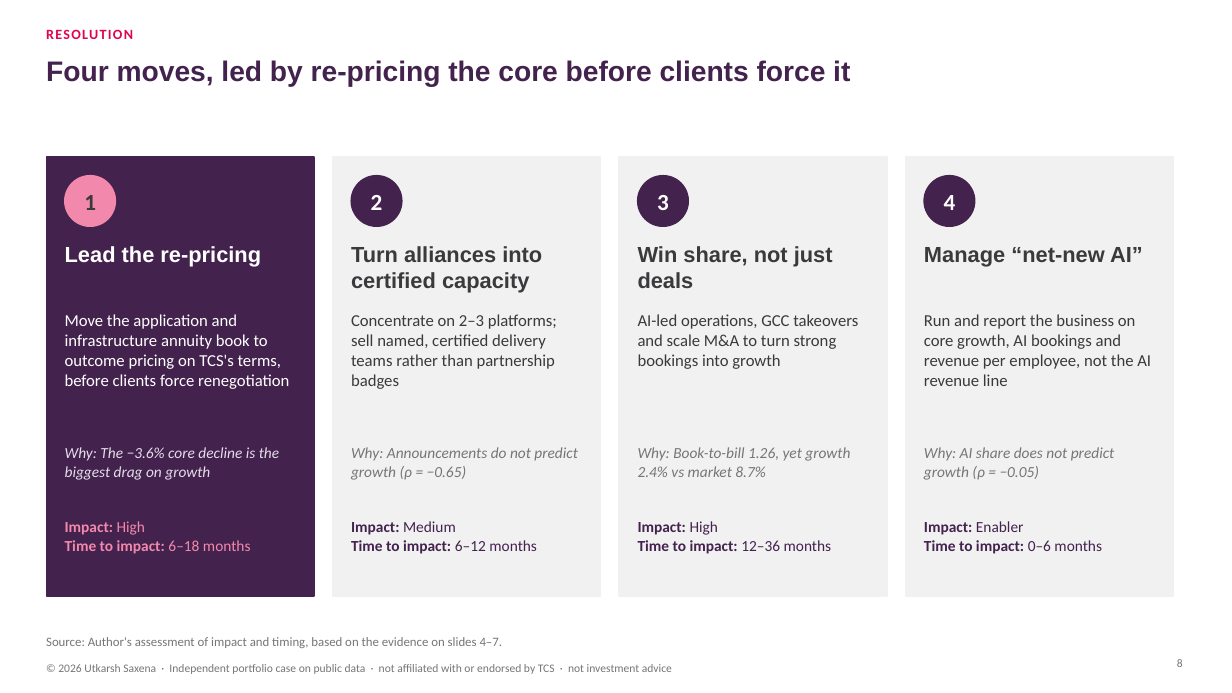
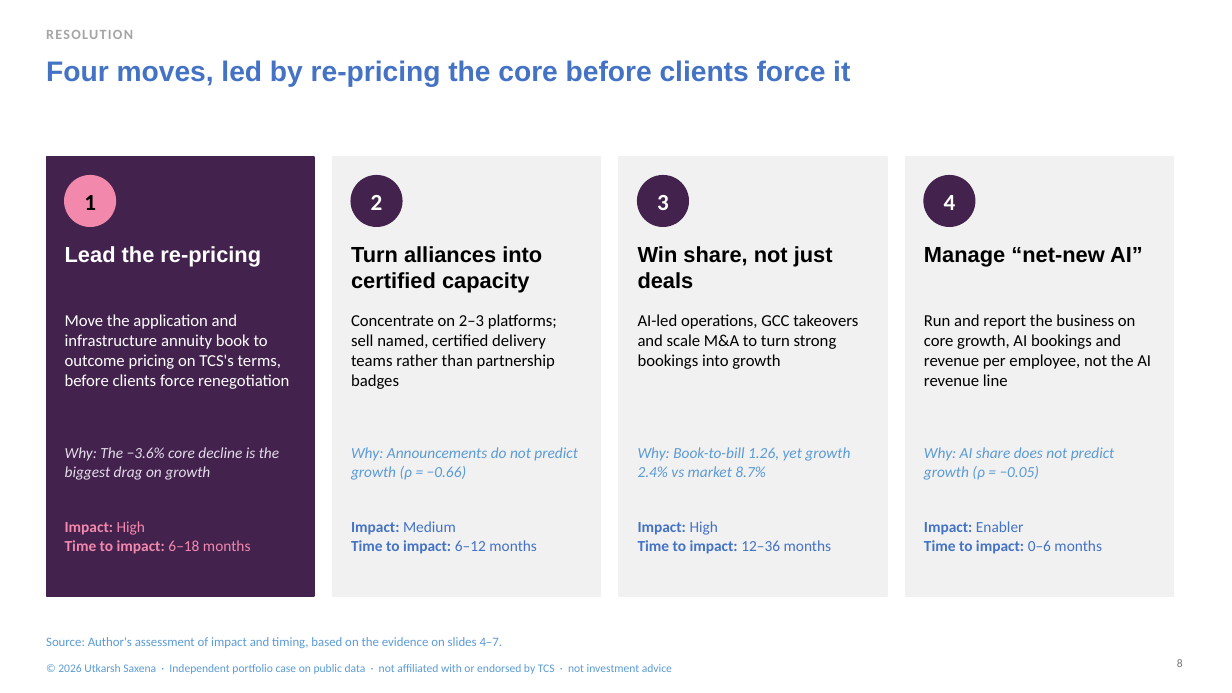
Before and after one commit to lokpriye96/ai-consulting-report-genai-services, a slide deck: slide 8 of outputs/TCS_AI_Deflation_Strategy.pptx. Drawn at 1232x693 pixels with LibreOffice and Linux fonts; fonts in the diff are those of the drawing. Boxes give left, top, right and bottom in pixels: in the first picture for what was removed or moved away, otherwise in the second. Text is boxed around its words. In the diff, an @@ line names an element or a change of style, - is before the commit and + after.

```diff
--- a/outputs/TCS_AI_Deflation_Strategy.pptx
+++ b/outputs/TCS_AI_Deflation_Strategy.pptx
@@ text "RESOLUTION" at <box>46,30,133,39</box>: text colour #E0044E to #A5A5A5 @@
@@ text colour #3A3A3C to #000000 in 7 elements at <box>84,195,96,210</box>, <box>351,246,542,293</box>, <box>351,314,557,389</box>, <box>638,246,833,289</box>, <box>638,314,858,369</box>, <box>924,247,1143,266</box>, <box>924,314,1151,386</box> @@
@@ text at <box>351,447,577,480</box>: text changed; text colour #76767A to #5B9BD5 @@
-Why: Announcements do not predict growth (ρ = −0.65)
+Why: Announcements do not predict growth (ρ = −0.66)
@@ text colour #43224D to #4472C4 in 4 elements at <box>46,60,850,87</box>, <box>351,521,537,554</box>, <box>638,521,832,554</box>, <box>924,521,1102,554</box> @@
@@ text colour #76767A to #5B9BD5 in 4 elements at <box>638,447,850,477</box>, <box>924,447,1114,480</box>, <box>46,637,503,648</box>, <box>58,664,672,674</box> @@
```
Also in this commit, not shown: 10 other slides changed, 23 other files.
